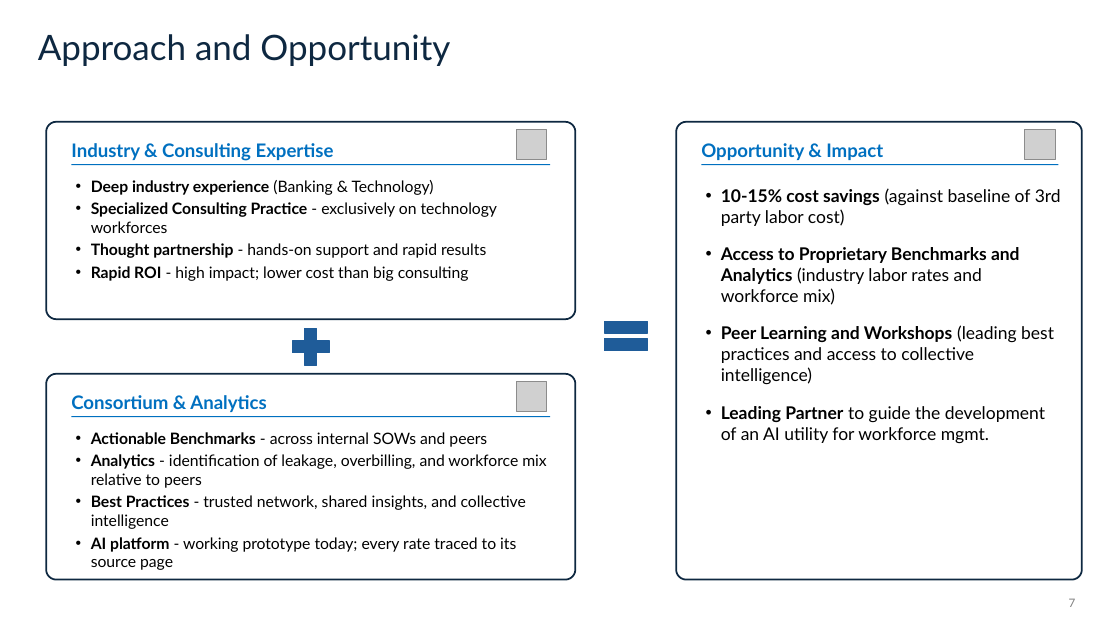
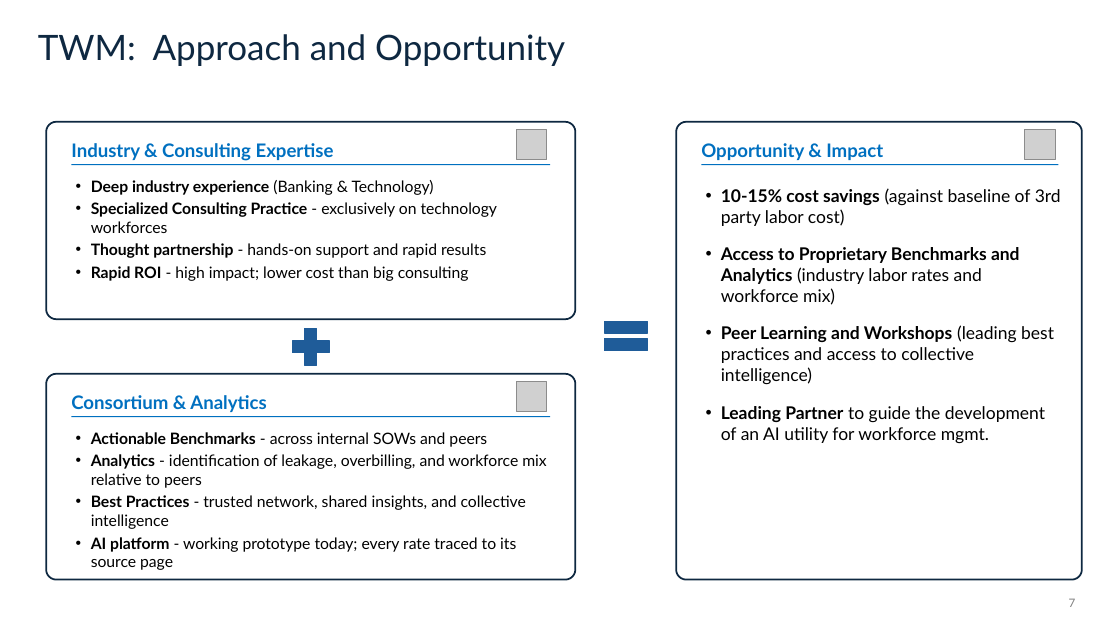
Before and after one commit to kylemac7807/twm-platform, a slide deck: slide 7 of docs/story/twm-pitch-deck-v2.pptx. Drawn at 1120x630 pixels with LibreOffice and Linux fonts; fonts in the diff are those of the drawing; grey boxes stand for pictures. Boxes give left, top, right and bottom in pixels: in the first picture for what was removed or moved away, otherwise in the second. Text is boxed around its words. In the diff, an @@ line names an element or a change of style, - is before the commit and + after.

```diff
--- a/docs/story/twm-pitch-deck-v2.pptx
+++ b/docs/story/twm-pitch-deck-v2.pptx
@@ title at (38, 34, 565, 66): text changed @@
-Approach and Opportunity
+TWM: Approach and Opportunity
```
Also in this commit, not shown: 13 other slides changed.
